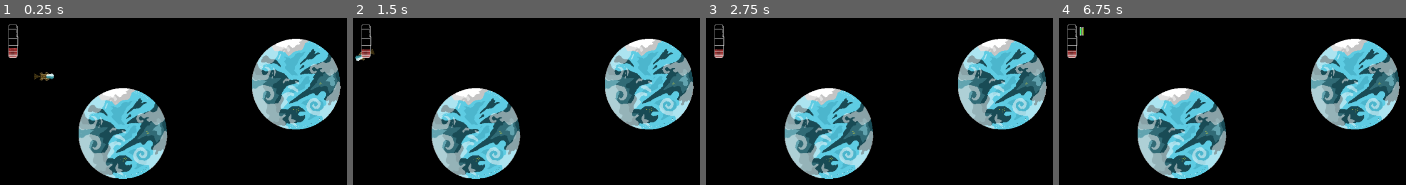
Above: before the commit, frames 1-4 (left to right).
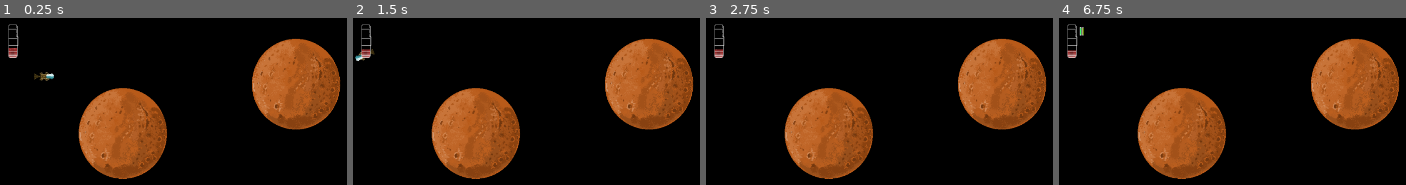
Above: after the commit, the same moments.

Repository: ricargoes/super-platypus-drifter
Game: Godot game, scene res://levels/TestLevel.tscn
The game is run twice, just before and just after one commit, with the same random seed, the same clock (stepped at 60 frames per second) and the same inputs. The project has no main scene, so this scene is started directly.
Inputs:
- Up to frame 1 (0.25 s): no input
- Up to frame 2 (1.5 s): tap Enter at 0.5 s; hold Right (ship_turn_right) 0.53-1.28 s; hold Space (ship_boost) 0.53-1.28 s; hold Left (ship_turn_left) from 1.28 s (still down); tap Space (ship_boost) at 1.35 s
- Up to frame 3 (2.75 s): tap Space (ship_boost) at 2 s; release Left (ship_turn_left) at 2.03 s; hold Right (ship_turn_right) from 2.03 s (still down); hold Space (ship_boost) from 2.03 s (still down)
- Up to frame 4 (6.75 s): tap Enter at 2.75, 4.25 s; release Space (ship_boost) at 2.78 s; tap Space (ship_boost) at 2.85, 3.5, 4.35, 5, 5.85 s; release Right (ship_turn_right) at 3.53 s; hold Space (ship_boost) 3.53-4.28 s; hold Left (ship_turn_left) 3.53-5.78 s; hold Space (ship_boost) 5.03-5.78 s; hold Right (ship_turn_right) from 5.78 s (still down); hold Space (ship_boost) from 6.53 s (still down)

The runs differ from the first frame. In frame 1, 22% of the frame differs, in the area x 22-99%, y 12-97%; in frame 2, 22%; in frame 3, 22%; in frame 4, 22%.

Commit message:
different textures for planets

Diff:
--- a/planets/Planet.tscn
+++ b/planets/Planet.tscn
@@ -1,7 +1,7 @@
 [gd_scene load_steps=5 format=2]
 
 [ext_resource path="res://planets/Planet 1.png" type="Texture" id=1]
-[ext_resource path="res://planets/Planet.gd" type="Script" id=2]
+[ext_resource path="res://planets/StablePlanet.gd" type="Script" id=2]
 
 [sub_resource type="CircleShape2D" id=1]
 radius = 110.0
--- /dev/null
+++ b/planets/StablePlanet.gd
@@ -0,0 +1,20 @@
+extends "res://planets/Planet.gd"
+
+var textures = [
+	preload("res://planets/Planet 1.png"),
+	preload("res://planets/Planet2.png"),
+	preload("res://planets/planet3.png")
+]
+
+export var random_texture = true
+export var texture_number = 0
+
+func _ready():
+	var index
+	if random_texture:
+		seed("tutupa".hash())
+		index = randi() % textures.size()
+	else:
+		index = texture_number
+
+	$Sprite.texture = textures[index]
Binary file added: planets/Planet 4/planet10.png
Not shown, added: planets/Planet 4/planet10.png.import
Binary file added: planets/Planet 4/planet11.png
Not shown, added: planets/Planet 4/planet11.png.import
Binary file added: planets/Planet 4/planet12.png
Not shown, added: planets/Planet 4/planet12.png.import
Binary file added: planets/Planet 4/planet13.png
Not shown, added: planets/Planet 4/planet13.png.import
Binary file added: planets/Planet 4/planet14.png
Not shown, added: planets/Planet 4/planet14.png.import
Binary file added: planets/Planet 4/planet15.png
Not shown, added: planets/Planet 4/planet15.png.import
(and 36 more such lines)
